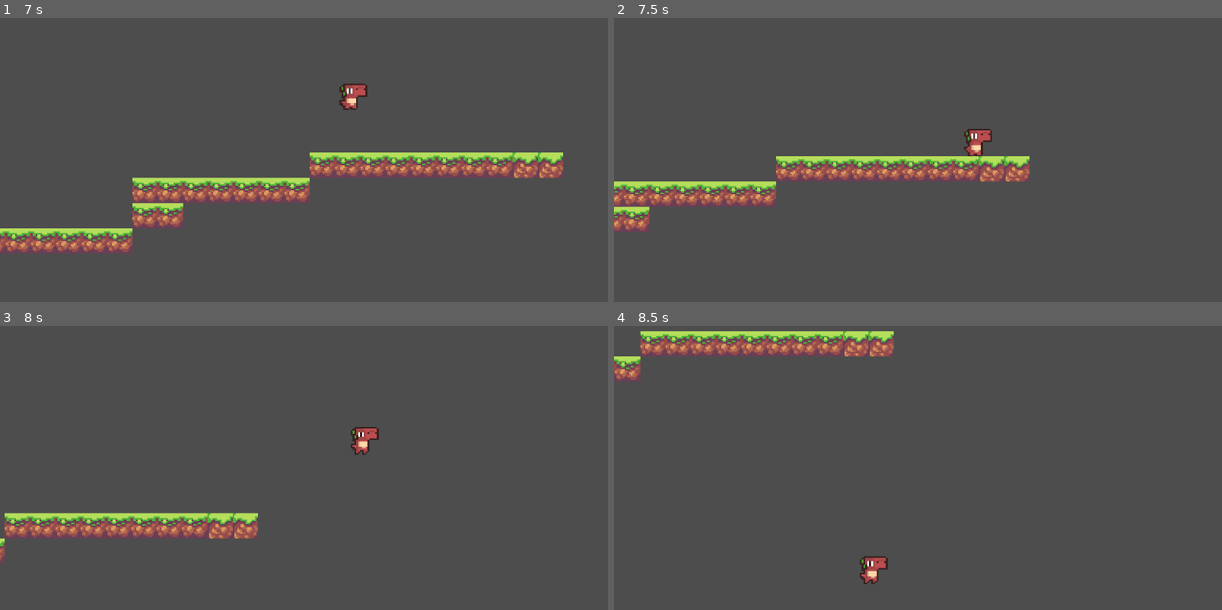
Above: before the commit, frames 1-4 (two rows, left to right).
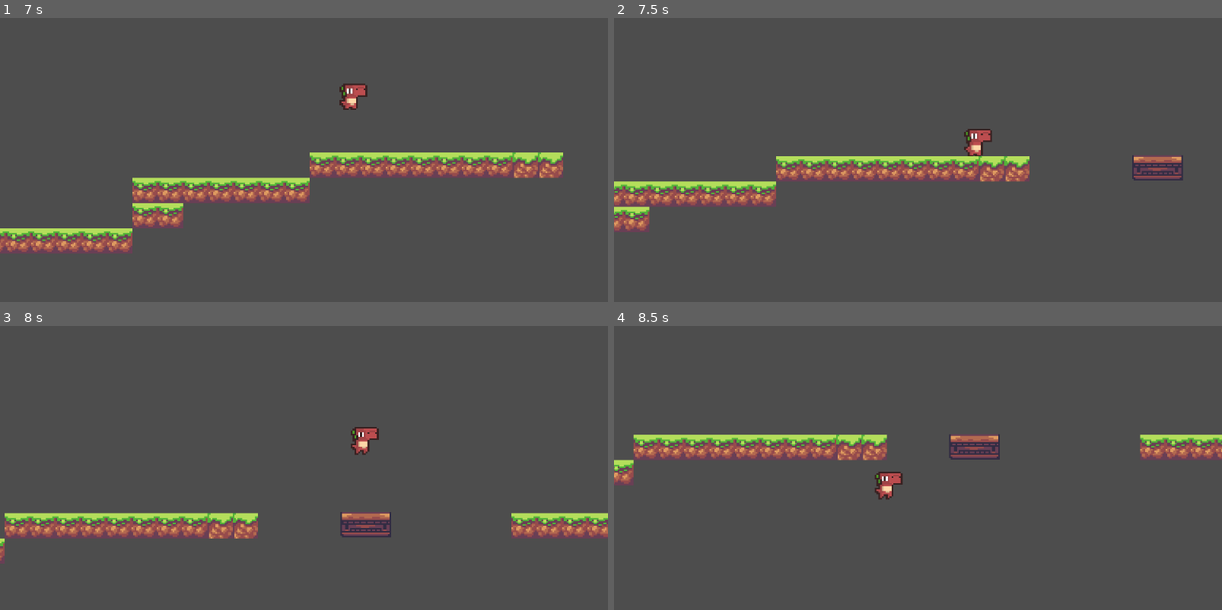
Above: after the commit, the same moments.

Repository: DemonBreath/atlantis
Game: Godot game, scene res://level_01.tscn
Two runs of this game, one before a commit and one after it. Both use one fixed random seed, a clock stepped at 60 frames per second and the inputs below. This scene is started directly instead of the project's main scene.
Inputs:
- Up to frame 1 (7 s): hold D (move_right) 0.53-2.03 s; tap Space (jump) at 0.77, 1.52, 3.02, 3.77, 4.52, 6.02, 6.77 s; hold A (move_left) 2.03-4.28 s; hold D (move_right) from 4.28 s (still down)
- Up to frame 2 (7.5 s): keep holding D (move_right)
- Up to frame 3 (8 s): keep holding D (move_right); tap Space (jump) at 7.52 s
- Up to frame 4 (8.5 s): release D (move_right) at 8.03 s; hold A (move_left) from 8.03 s (still down)

Frame 1 is identical in both runs. In frame 2, 0.7% of the frame differs, in the area x 85-94%, y 48-58%; in frame 3, 2.1%; in frame 4, 10%, in the area x 0-100%, y 1-91%.

Commit message:
Made a moving platform

Diff:
--- a/level_01.tscn
+++ b/level_01.tscn
@@ -1,7 +1,8 @@
-[gd_scene load_steps=5 format=4 uid="uid://bqlak70eshshl"]
+[gd_scene load_steps=9 format=4 uid="uid://bqlak70eshshl"]
 
 [ext_resource type="Texture2D" uid="uid://cdav2u1pbe12t" path="res://assets/tilesets/tileset.png" id="1_dvup1"]
 [ext_resource type="PackedScene" uid="uid://c10tlb0ov6wch" path="res://scenes/player.tscn" id="2_3imfn"]
+[ext_resource type="PackedScene" uid="uid://bx88h1j73d713" path="res://scenes/platform.tscn" id="3_3imfn"]
 
 [sub_resource type="TileSetAtlasSource" id="TileSetAtlasSource_iafiv"]
 texture = ExtResource("1_dvup1")
@@ -198,13 +199,51 @@
 physics_layer_0/collision_layer = 1
 sources/0 = SubResource("TileSetAtlasSource_iafiv")
 
+[sub_resource type="Animation" id="Animation_iafiv"]
+resource_name = "moving_platform"
+length = 5.0
+loop_mode = 2
+tracks/0/type = "value"
+tracks/0/imported = false
+tracks/0/enabled = true
+tracks/0/path = NodePath(".:position")
+tracks/0/interp = 1
+tracks/0/loop_wrap = true
+tracks/0/keys = {
+"times": PackedFloat32Array(0, 5),
+"transitions": PackedFloat32Array(1, 1),
+"update": 0,
+"values": [Vector2(667, 20), Vector2(795, 20)]
+}
+
+[sub_resource type="Animation" id="Animation_kdijb"]
+length = 0.001
+tracks/0/type = "value"
+tracks/0/imported = false
+tracks/0/enabled = true
+tracks/0/path = NodePath(".:position")
+tracks/0/interp = 1
+tracks/0/loop_wrap = true
+tracks/0/keys = {
+"times": PackedFloat32Array(0),
+"transitions": PackedFloat32Array(1),
+"update": 0,
+"values": [Vector2(667, 20)]
+}
+
+[sub_resource type="AnimationLibrary" id="AnimationLibrary_qrmce"]
+_data = {
+&"RESET": SubResource("Animation_kdijb"),
+&"moving_platform": SubResource("Animation_iafiv")
+}
+
 [node name="Level 01" type="Node2D"]
 position = Vector2(36, -12)
 
 [node name="TileMaps" type="Node" parent="."]
 
 [node name="Midground" type="TileMapLayer" parent="TileMaps"]
-tile_map_data = PackedByteArray("AAACAAAAAAADAAEAAAADAAAAAAA …(720 unchanged characters)… BAAEAAAApAAAAAAABAAEAAAAqAAAAAAABAAEAAAA=")
+tile_map_data = PackedByteArray("AAACAAAAAAADAAEAAAADAAAAAAA …(720 unchanged characters)… BAAEAAAApAAAAAAABAAEAAAAqAAAAAAABAAEAAAA1AAAAAAADAAEAAAA2AAAAAAADAAEAAAA4AAAAAAADAAEAAAA3AAAAAAADAAEAAAA5AAAAAAADAAEAAAA6AAAAAAADAAEAAAA=")
 tile_set = SubResource("TileSet_kdijb")
 
 [node name="Player" parent="." instance=ExtResource("2_3imfn")]
@@ -215,3 +254,12 @@
 zoom = Vector2(3, 3)
 limit_left = 32
 position_smoothing_enabled = true
+
+[node name="Platform" parent="." instance=ExtResource("3_3imfn")]
+position = Vector2(667, 20)
+
+[node name="AnimationPlayer" type="AnimationPlayer" parent="Platform"]
+libraries = {
+&"": SubResource("AnimationLibrary_qrmce")
+}
+autoplay = "moving_platform"
--- /dev/null
+++ b/scenes/platform.tscn
@@ -0,0 +1,19 @@
+[gd_scene load_steps=3 format=3 uid="uid://bx88h1j73d713"]
+
+[ext_resource type="Texture2D" uid="uid://blq23r4ebepu1" path="res://assets/tilesets/props.png" id="1_ba0x2"]
+
+[sub_resource type="RectangleShape2D" id="RectangleShape2D_nlgqw"]
+size = Vector2(32, 16.5)
+
+[node name="Platform" type="AnimatableBody2D"]
+
+[node name="Sprite2D" type="Sprite2D" parent="."]
+position = Vector2(1, 0)
+texture = ExtResource("1_ba0x2")
+region_enabled = true
+region_rect = Rect2(256, 191, 32, 17)
+
+[node name="CollisionShape2D" type="CollisionShape2D" parent="."]
+position = Vector2(1, -0.75)
+shape = SubResource("RectangleShape2D_nlgqw")
+one_way_collision = true
